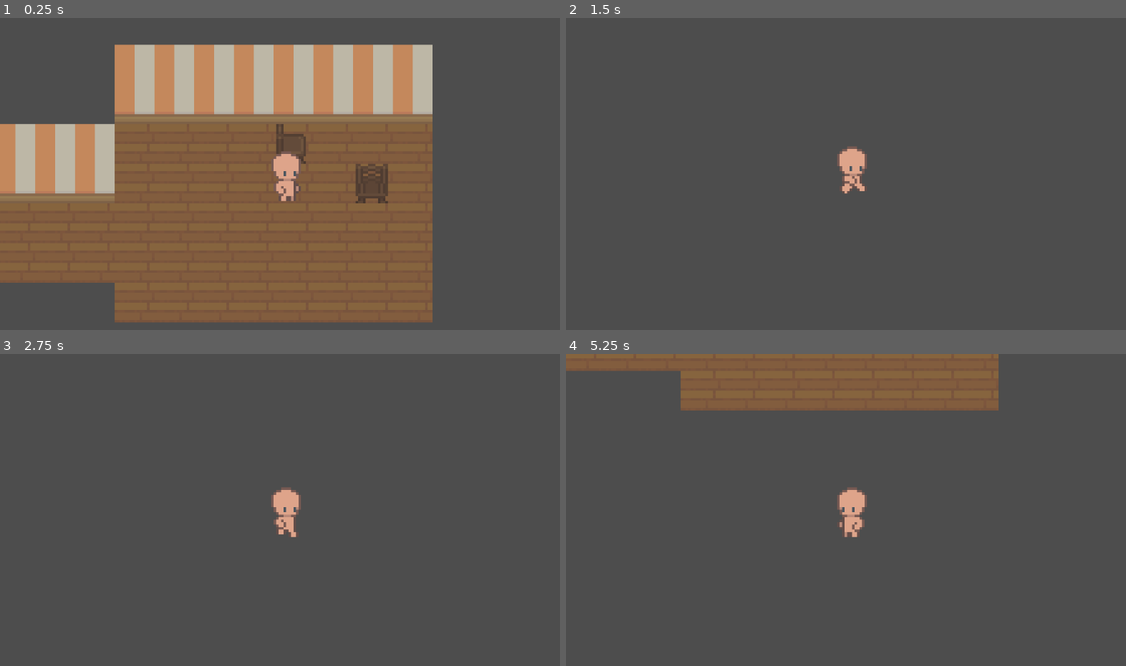
Above: before the commit, frames 1-4 (two rows, left to right).
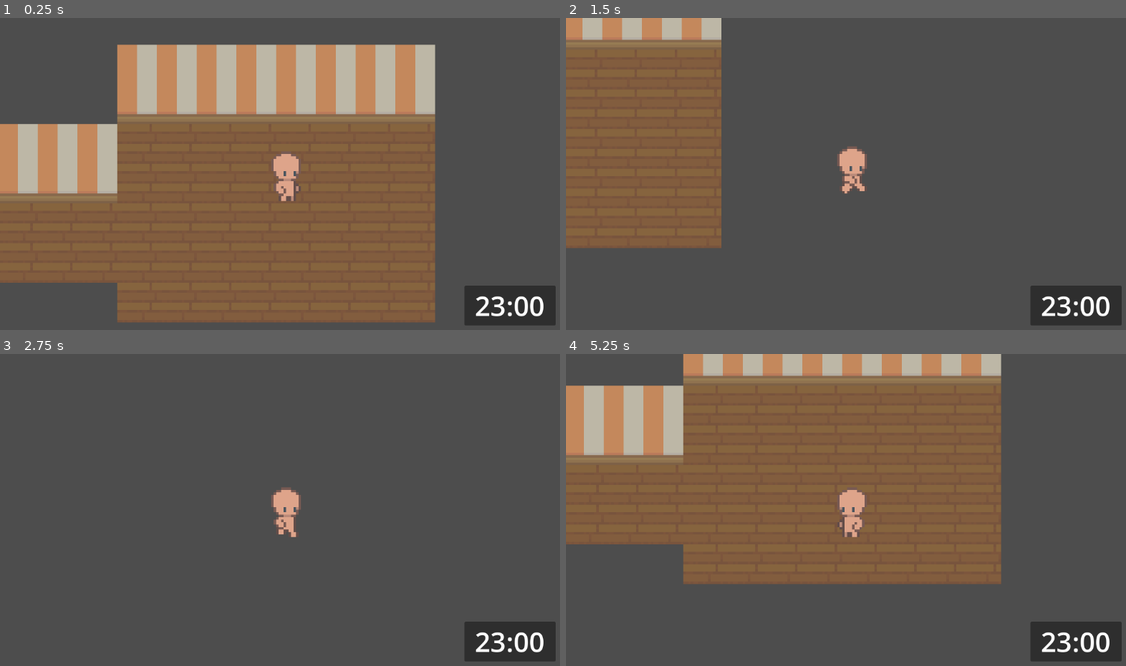
Above: after the commit, the same moments.

Repository: 134148/HauntingDeadline
Game: Godot game, scene res://scenes/game.tscn
The game is run twice, just before and just after one commit, with the same random seed, the same clock (stepped at 60 frames per second) and the same inputs.
Inputs:
- Up to frame 1 (0.25 s): no input
- Up to frame 2 (1.5 s): tap Enter at 0.5 s; hold D (right) 0.53-1.28 s; hold S (down) from 1.28 s (still down)
- Up to frame 3 (2.75 s): release S (down) at 2.03 s; hold D (right) from 2.03 s (still down)
- Up to frame 4 (5.25 s): release D (right) at 2.78 s; hold W (up) 2.78-3.53 s; hold A (left) 3.53-5.03 s; hold S (down) from 5.03 s (still down)

The runs differ from the first frame. In frame 1, 5.8% of the frame differs, in the area x 2-100%, y 8-99%; in frame 2, 22%; in frame 3, 2.0%; in frame 4, 49%, in the area x 0-100%, y 0-99%.

Commit message:
klok toegevoegd + speler langzamer laten lopen

Diff:
--- a/scenes/game.tscn
+++ b/scenes/game.tscn
@@ -55,17 +55,43 @@
 
 [node name="Speler" parent="." unique_id=1571439186 instance=ExtResource("1_uwrxv")]
 z_index = 2
-position = Vector2(5, 1)
+position = Vector2(4, 1)
 
 [node name="Camera2D" type="Camera2D" parent="Speler" unique_id=173971525]
 position = Vector2(0, -11)
 zoom = Vector2(5, 5)
 
 [node name="TileMap" type="TileMap" parent="." unique_id=1253494720]
+position = Vector2(-2, 0)
 tile_set = SubResource("TileSet_lbhrr")
 collision_animatable = true
 format = 2
 layer_0/name = "Grond&Muren"
 layer_0/tile_data = PackedInt32Array(65532, 589824, 1, 65533, 589824, 1, 65534, 589824, 1, 65535, 589824, 1, 0, 589824, …(1170 unchanged characters)…
-layer_1/name = "Layer1"
-layer_1/tile_data = PackedInt32Array(-131072, 262144, 1, -65534, 393216, 1)
+
+[node name="CanvasLayer" type="CanvasLayer" parent="." unique_id=1409813863]
+
+[node name="TijdDisplay" type="Panel" parent="CanvasLayer" unique_id=1485587596]
+anchors_preset = -1
+anchor_left = 1.0
+anchor_top = 1.0
+anchor_right = 1.0
+anchor_bottom = 1.0
+offset_left = -217.0
+offset_top = -108.0
+offset_right = -33.0
+offset_bottom = -28.0
+grow_horizontal = 0
+grow_vertical = 0
+
+[node name="TijdText" type="Label" parent="CanvasLayer/TijdDisplay" unique_id=1989137766]
+layout_mode = 1
+anchors_preset = 15
+anchor_right = 1.0
+anchor_bottom = 1.0
+grow_horizontal = 2
+grow_vertical = 2
+theme_override_font_sizes/font_size = 55
+text = "23:00"
+horizontal_alignment = 1
+vertical_alignment = 1
--- a/scripts/speler.gd
+++ b/scripts/speler.gd
@@ -1,6 +1,6 @@
 extends CharacterBody2D
 
-@export var movement_speed : float = 500
+@export var movement_speed : float = 150
 var character_direction : Vector2
 
 func _physics_process(delta):
